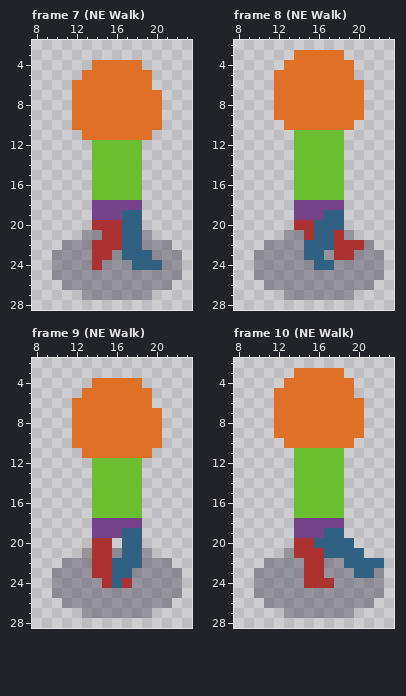
File history of a pixel-art file, Assets/Sprites/iso-char-sprite.aseprite. The picture above was drawn from the file before the commit.
32x32 pixels, 10 frames. Shown: frame 7 (NE Walk): x 8..23, y 2..28; frame 8 (NE Walk): x 8..23, y 2..28; frame 9 (NE Walk): x 8..23, y 2..28; frame 10 (NE Walk): x 8..23, y 2..28.
The same view after the edit:
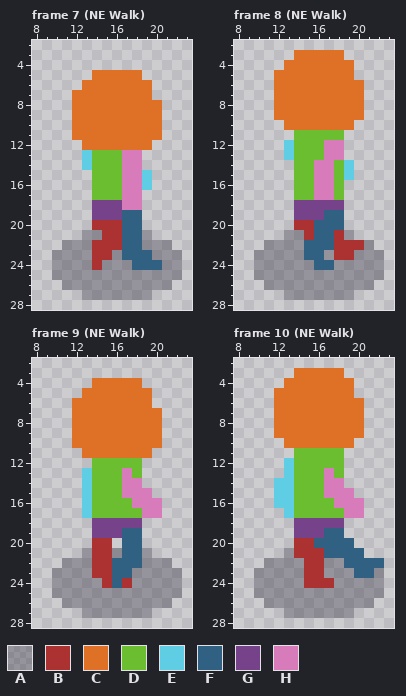
Palette (. is transparent): A #22203454  B #ac3232  C #df7126  D #6abe30  E #5fcde4  F #306082  G #76428a  H #d77bba
Commit message: finished "back" walk anim
Diff:
--- frame 7 (NE Walk), layers "sections/L arm", "sections/head", "sections/R arm"
@@ x 8..23 @@
  3 ................
- 4 ......CCCCC.....
- 5 .....CCCCCCC....
- 6 ....CCCCCCCC....
- 7 ....CCCCCCCCC...
+ 4 ................
+ 5 ......CCCCC.....
+ 6 .....CCCCCCC....
+ 7 ....CCCCCCCC....
  8 ....CCCCCCCCC...
@@ x 8..23 @@
 10 ....CCCCCCCCC...
-11 .....CCCCCCC....
-12 ......DDDDD.....
-13 ......DDDDD.....
-14 ......DDDDD.....
-15 ......DDDDD.....
-16 ......DDDDD.....
-17 ......DDDDD.....
-18 ......GGGGG.....
+11 ....CCCCCCCCC...
+12 .....CCCCCCC....
+13 .....EDDDHH.....
+14 .....EDDDHH.....
+15 ......DDDHHE....
+16 ......DDDHHE....
+17 ......DDDHH.....
+18 ......GGGHH.....
 19 ......GGGFF.....
--- frame 8 (NE Walk), layers "sections/L arm", "sections/R arm"
@@ x 11..21 @@
 11 ...DDDDD...
-12 ...DDDDD...
-13 ...DDDDD...
-14 ...DDDDD...
-15 ...DDDDD...
-16 ...DDDDD...
-17 ...DDDDD...
+12 ..EDDDHH...
+13 ..EDDDHH...
+14 ...DDHHDE..
+15 ...DDHHDE..
+16 ...DDHHD...
+17 ...DDHHD...
 18 ...GGGGG...
--- frame 9 (NE Walk), layers "sections/L arm", "sections/R arm"
@@ x 8..23 @@
 12 ......DDDDD.....
-13 ......DDDDD.....
-14 ......DDDDD.....
-15 ......DDDDD.....
-16 ......DDDDD.....
-17 ......DDDDD.....
+13 .....EDDDHD.....
+14 .....EDDDHH.....
+15 .....EDDDHHH....
+16 .....EDDDDHHH...
+17 .....EDDDDDHH...
 18 ......GGGGG.....
--- frame 10 (NE Walk), layers "sections/L arm", "sections/R arm"
@@ x 8..23 @@
 11 ......DDDDD.....
-12 ......DDDDD.....
-13 ......DDDDD.....
-14 ......DDDDD.....
-15 ......DDDDD.....
-16 ......DDDDD.....
-17 ......DDDDD.....
+12 .....EDDDDD.....
+13 .....EDDDHD.....
+14 ....EEDDDHH.....
+15 ....EEDDDHHH....
+16 ....EEDDDDHHH...
+17 .....EDDDDDHH...
 18 ......GGGGG.....
